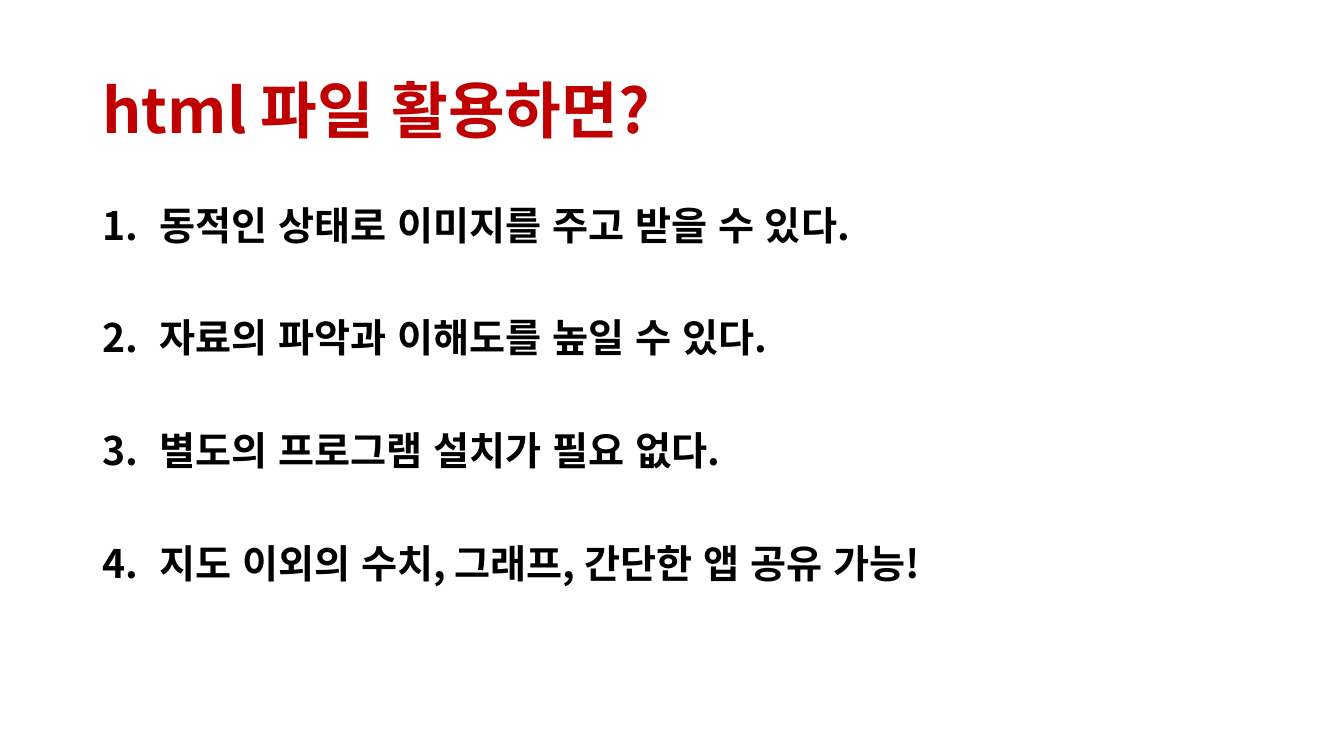
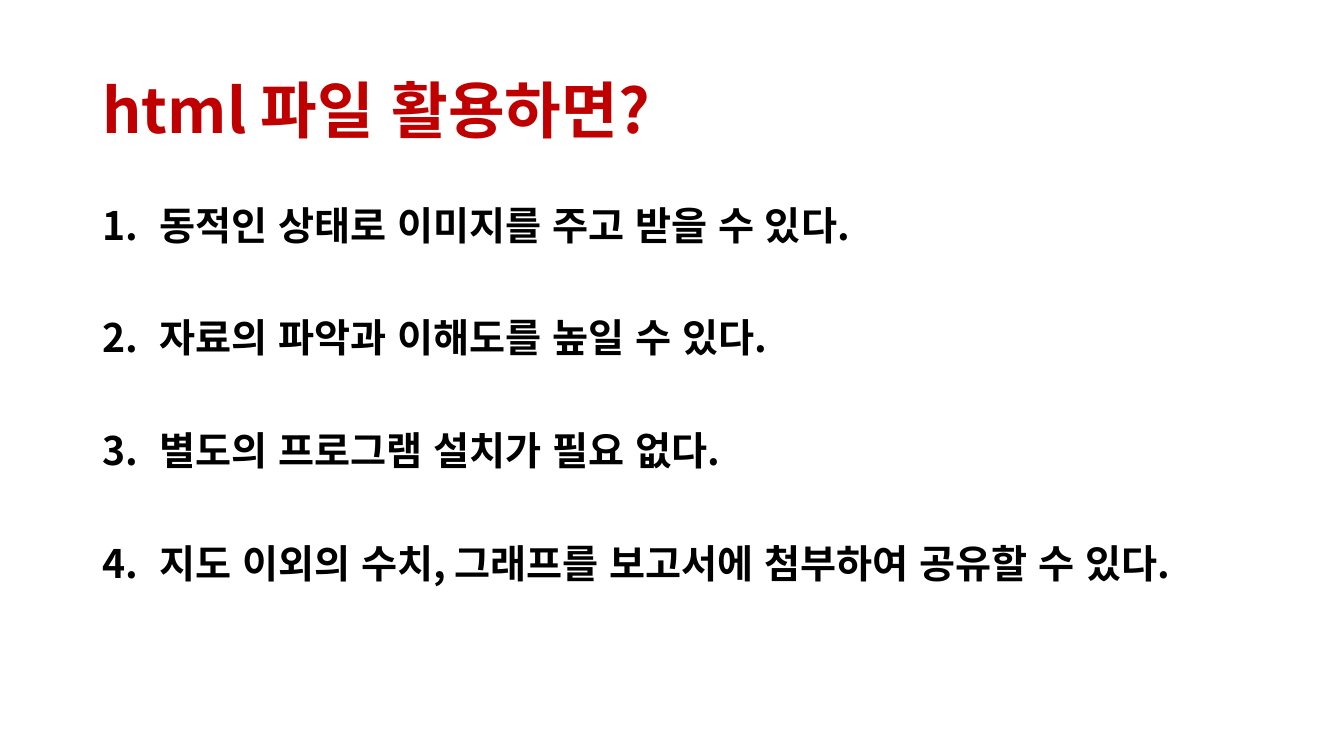
Before and after one commit to lolsaless/Python, a slide deck: slide 16 of 프롬프트 실습.pptx. Drawn at 1344x756 pixels with LibreOffice and Linux fonts; fonts in the diff are those of the drawing. Boxes give left, top, right and bottom in pixels: in the first picture for what was removed or moved away, otherwise in the second. Text is boxed around its words. In the diff, an @@ line names an element or a change of style, - is before the commit and + after.

```diff
--- a/프롬프트 실습.pptx
+++ b/프롬프트 실습.pptx
@@ text at (159, 545, 1171, 587): text changed @@
-4. 지도 이외의 수치, 그래프, 간단한 앱 공유 가능!
+4. 지도 이외의 수치, 그래프를 보고서에 첨부하여 공유할 수 있다.
```
Also in this commit, not shown: 3 slides added, 1 other file.
